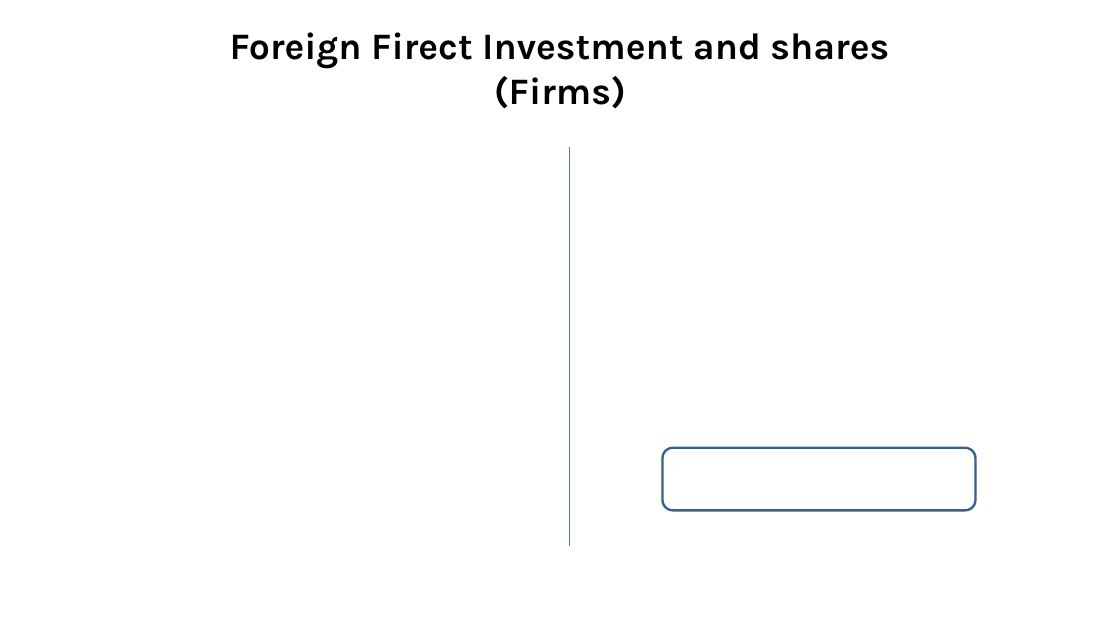
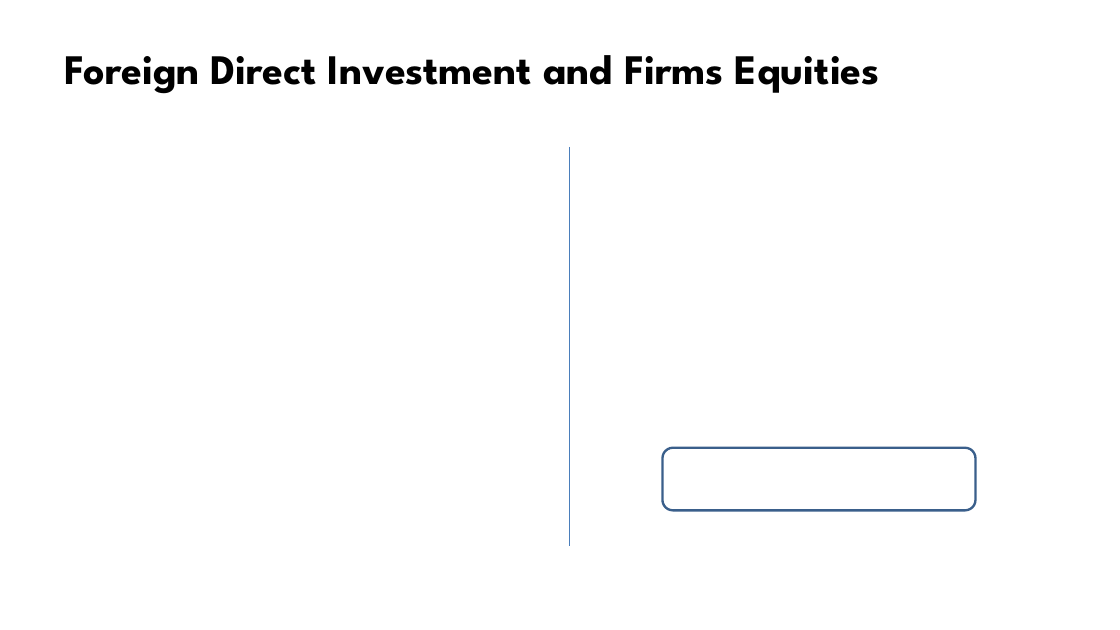
Before and after one commit to jhanandrade/AFD-Project, a slide deck: slide 10 of Documentos/Presentación 24 de Noviembre de 2020.pptx. Drawn at 1120x630 pixels with LibreOffice and Linux fonts; fonts in the diff are those of the drawing; grey boxes stand for pictures; background and template pictures are left out. Boxes give left, top, right and bottom in pixels: in the first picture for what was removed or moved away, otherwise in the second. Text is boxed around its words. In the diff, an @@ line names an element or a change of style, - is before the commit and + after.

```diff
--- a/Documentos/Presentación 24 de Noviembre de 2020.pptx
+++ b/Documentos/Presentación 24 de Noviembre de 2020.pptx
@@ title at (64,55,880,94): text changed; size 32 to 36 pt; font Karla to League Spartan @@
-Foreign Firect Investment and shares
-(Firms)
+Foreign Direct Investment and Firms Equities
```
Also in this commit, not shown: 1 other slide changed, 1 slide added, 1 slide removed.
